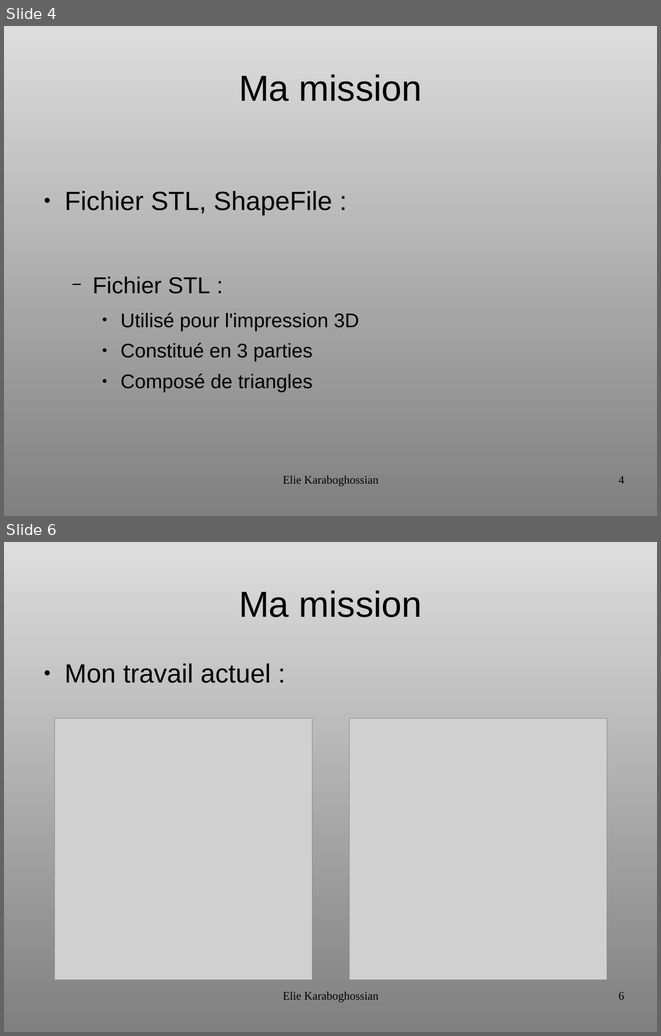
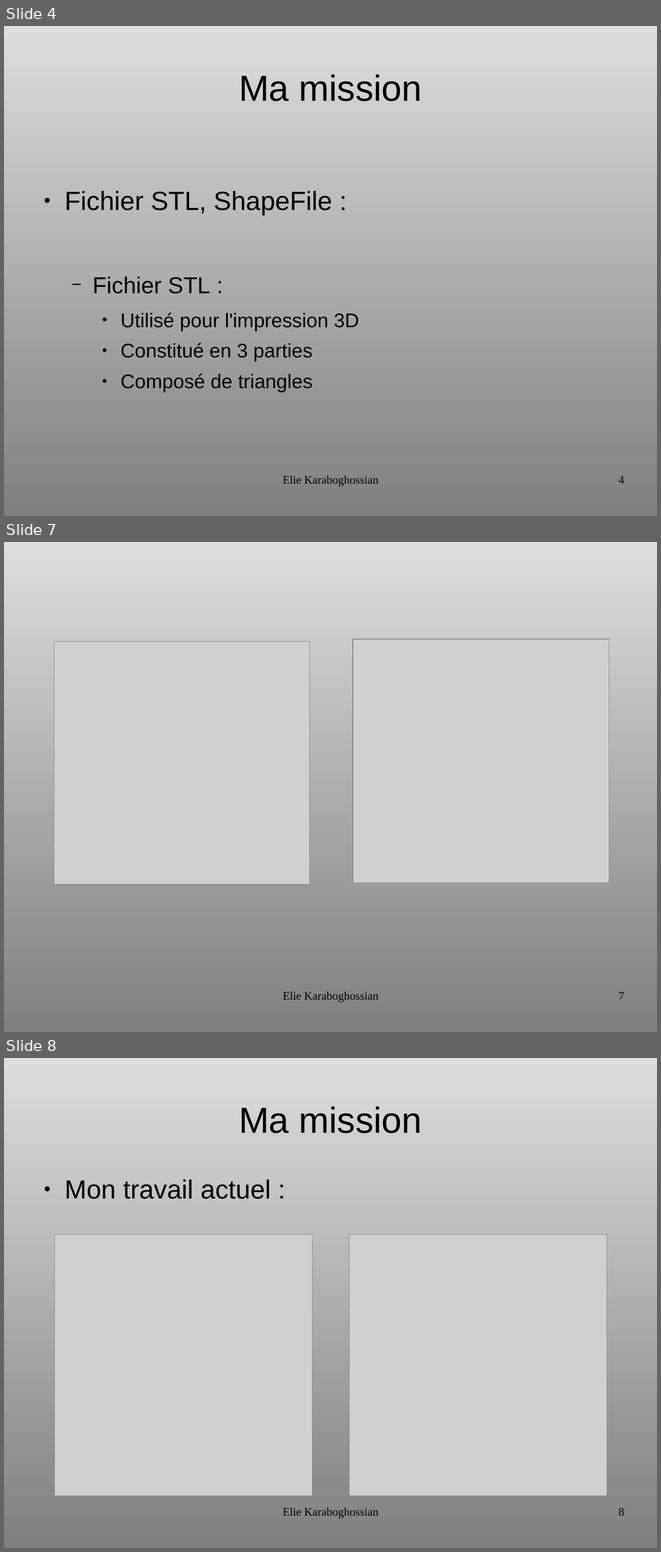
Before and after one commit to ElieKara/ShapeFile-To-STL, a slide deck: FichierAutre/Presentation IRD.odp. Shown one above the other, each under a label of ours: slides 4 and 6 before the commit, slides 4, 7 and 8 after it; the slides between them are not shown. The pictures are 661x1036 and 661x1552 pixels, drawn with LibreOffice and Linux fonts; fonts in the diff are those of the drawing; grey boxes stand for pictures. Boxes give left, top, right and bottom in pixels: in the first picture for what was removed or moved away, otherwise in the second. Text is boxed around its words. In the diff, an @@ line names an element or a change of style, - is before the commit and + after.

```diff
--- a/FichierAutre/Presentation IRD.odp
+++ b/FichierAutre/Presentation IRD.odp
@@ slide 7 added at box(4, 542, 657, 1032), background gradient #DDDDDD to #808080 @@
@@ picture added at box(54, 642, 309, 884) @@
@@ picture added at box(353, 639, 610, 883) @@
@@ text added at box(283, 991, 378, 1002), 14 pt, text #000000 @@
+Elie Karaboghossian
@@ page number added at box(618, 992, 624, 999), 14 pt, text #000000 @@
+7
@@ what was slide 6 is now slide 8 @@
@@ page number at box(618, 1507, 624, 1515): text changed @@
-6
+8
```
Also in this commit, not shown: 2 slides changed, 1 other slide added, 12 other files.
